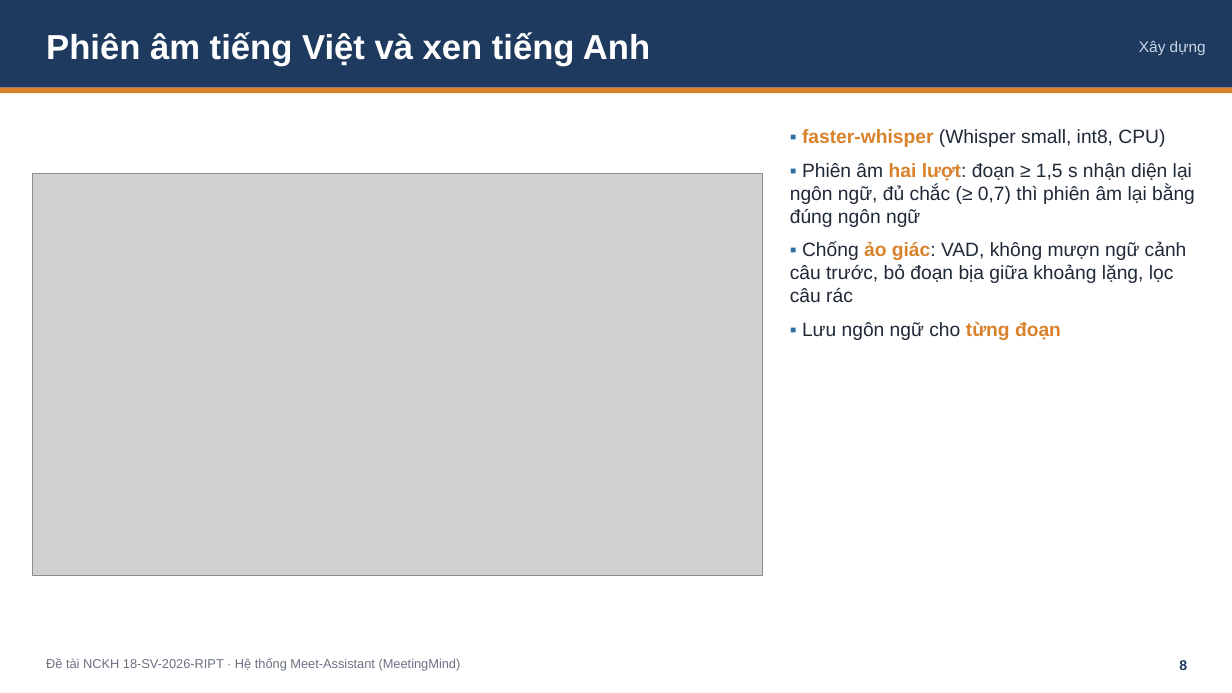
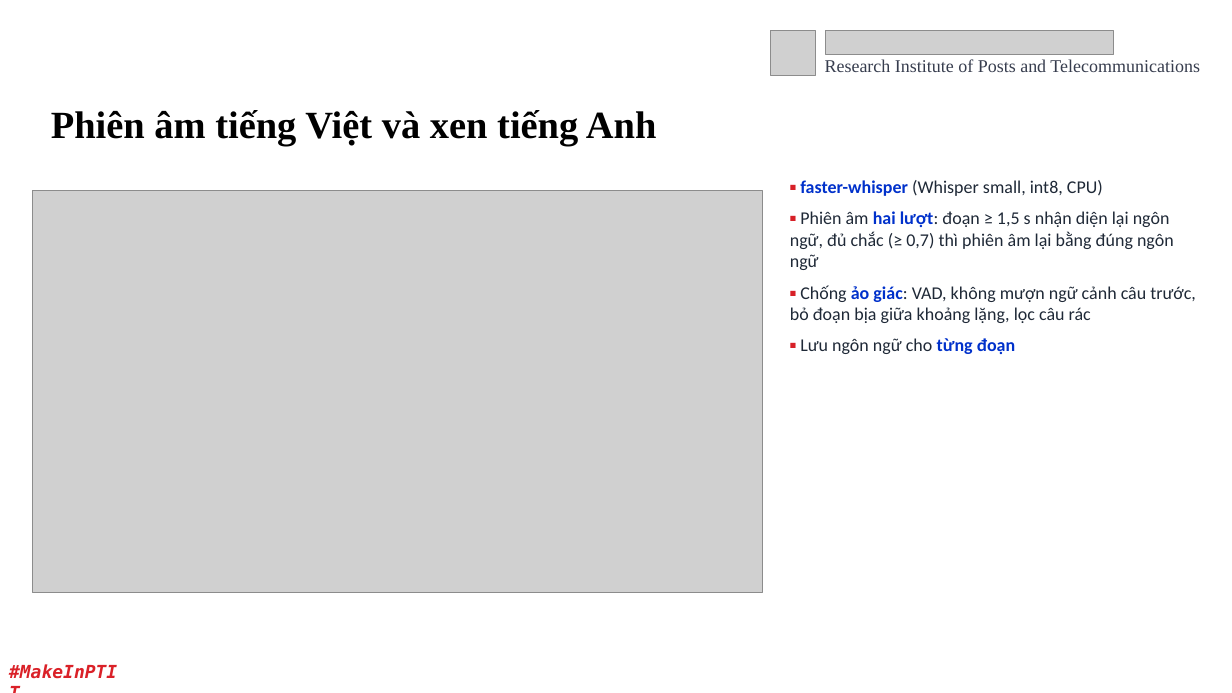
Before and after one commit to Dinhh-Chan/meetingmind, a slide deck: slide 8 of nghiem-thu/SlideNghiemThu_18-SV-2026-RIPT.pptx. Drawn at 1232x693 pixels with LibreOffice and Linux fonts; fonts in the diff are those of the drawing; grey boxes stand for pictures; background and template pictures are left out. Boxes give left, top, right and bottom in pixels: in the first picture for what was removed or moved away, otherwise in the second. Text is boxed around its words. In the diff, an @@ line names an element or a change of style, - is before the commit and + after.

```diff
--- a/nghiem-thu/SlideNghiemThu_18-SV-2026-RIPT.pptx
+++ b/nghiem-thu/SlideNghiemThu_18-SV-2026-RIPT.pptx
@@ rectangle removed at bbox=[0, 0, 1232, 88] @@
@@ picture added at bbox=[771, 30, 816, 75] @@
@@ picture added at bbox=[825, 30, 1114, 55] @@
@@ text added at bbox=[825, 59, 1200, 72], 14 pt, text #373D4E @@
+Research Institute of Posts and Telecommunications
@@ text removed at bbox=[1139, 41, 1206, 55] @@
-Xây dựng
@@ rectangle removed at bbox=[0, 88, 1232, 93] @@
@@ text "Phiên âm tiếng Việt và ...": place and size @@
-text "Phiên âm tiếng Việt và ..." at bbox=[46, 32, 650, 66]
+text "Phiên âm tiếng Việt và ..." at bbox=[51, 110, 657, 146]
@@ text "Phiên âm tiếng Việt và ..." at bbox=[51, 110, 657, 146]: size 27 to 30 pt, font Arial to Times New Roman, text colour #FFFFFF to #000000 @@
@@ text "▪ faster-whisper (Whisper small, int8, ...": place and size @@
-text "▪ faster-whisper (Whisper small, int8, ..." at bbox=[790, 129, 1195, 340]
+text "▪ faster-whisper (Whisper small, int8, ..." at bbox=[790, 180, 1196, 354]
@@ text "▪ faster-whisper (Whisper small, int8, ..." at bbox=[790, 180, 1196, 354]: size 15 to 14 pt, font Arial to Calibri; text colour #2E6DA4 to #D72027 in "▪", "▪", "▪", "▪"; text colour #D9822B to #0031CB in "faster-whisper", "hai lượt:", "ảo giác:", "từng đoạn" @@
@@ picture: place and size @@
-picture at bbox=[32, 173, 762, 575]
+picture at bbox=[32, 190, 762, 592]
@@ text added at bbox=[0, 656, 129, 688], 14 pt, text #DA2128, bold, italic @@
+#MakeInPTIT
@@ text removed at bbox=[46, 658, 461, 671] @@
-Đề tài NCKH 18-SV-2026-RIPT · Hệ thống Meet-Assistant (MeetingMind)
@@ text "8": place and size @@
-text "8" at bbox=[1179, 660, 1187, 670]
+text "8" at bbox=[1104, 650, 1155, 683]
@@ text "8" at bbox=[1104, 650, 1155, 683]: size 11 to 12 pt, font Arial to Calibri, text colour #1F3A5F to #FFFFFF; alignment right to centre; vertical alignment top to middle @@
```
Also in this commit, not shown: 20 other slides changed, 1 slide added, 1 slide removed, 5 other files.
